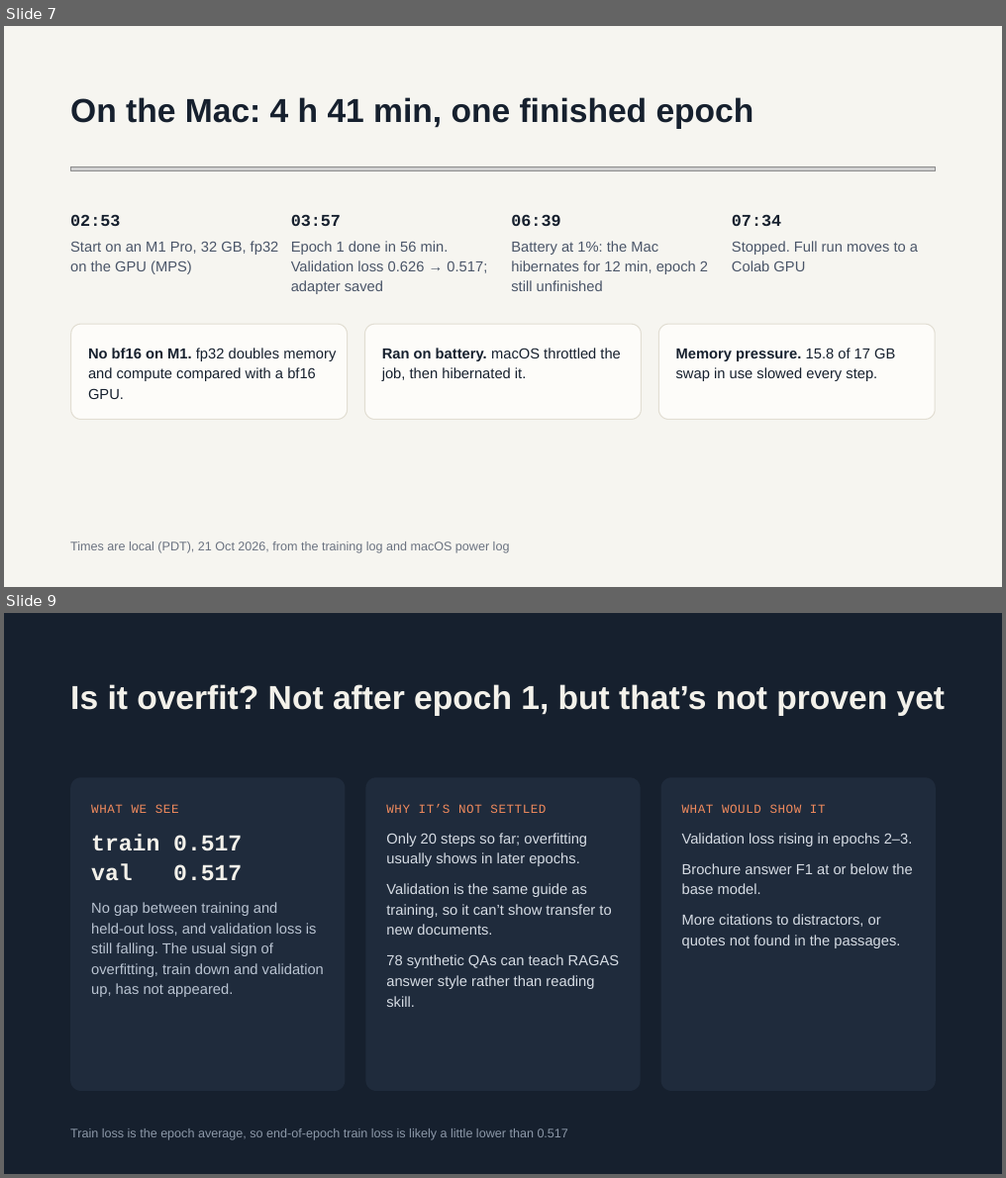
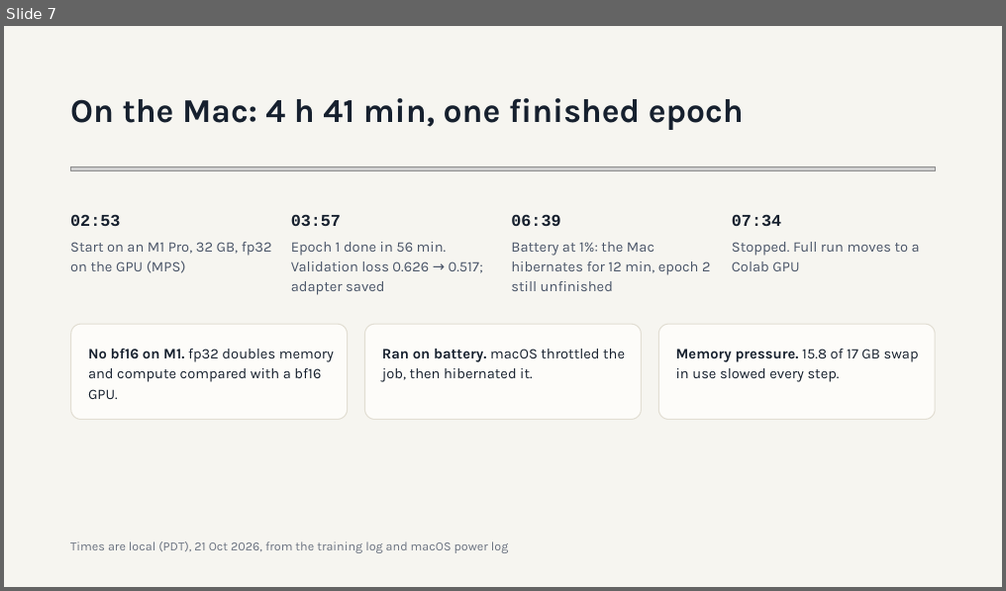
Before and after one commit to dougc333/geha, a slide deck: docs/GEHA Generator LoRA Finetuning.pptx. Shown one above the other, each under a label of ours: slides 7 and 9 before the commit, slide 7 after it; the slides between them are not shown. The pictures are 1006x1178 and 1006x591 pixels, drawn with LibreOffice and Linux fonts; fonts in the diff are those of the drawing; grey boxes stand for pictures; background and template pictures are left out. Boxes give left, top, right and bottom in pixels: in the first picture for what was removed or moved away, otherwise in the second. Text is boxed around its words. In the diff, an @@ line names an element or a change of style, - is before the commit and + after.

```diff
--- a/docs/GEHA Generator LoRA Finetuning.pptx
+++ b/docs/GEHA Generator LoRA Finetuning.pptx
@@ slide 9 removed at bbox=[4, 613, 1002, 1174], background #16202E @@
@@ title removed at bbox=[70, 684, 945, 716] @@
-Is it overfit? Not after epoch 1, but that’s not proven yet
@@ rounded rectangle removed at bbox=[70, 777, 346, 1091] @@
@@ rounded rectangle removed at bbox=[365, 777, 641, 1091] @@
@@ rounded rectangle removed at bbox=[661, 777, 936, 1091] @@
@@ text removed at bbox=[91, 804, 179, 813] @@
-WHAT WE SEE
@@ text removed at bbox=[386, 804, 546, 813] @@
-WHY IT’S NOT SETTLED
@@ text removed at bbox=[682, 804, 826, 813] @@
-WHAT WOULD SHOW IT
@@ text removed at bbox=[91, 835, 242, 881] @@
-train 0.517
-val 0.517
@@ text removed at bbox=[386, 833, 587, 866] @@
-Only 20 steps so far; overfitting usually shows in later epochs.
@@ text removed at bbox=[682, 833, 913, 847] @@
-Validation loss rising in epochs 2–3.
@@ text removed at bbox=[682, 863, 912, 894] @@
-Brochure answer F1 at or below the base model.
@@ text removed at bbox=[91, 902, 324, 997] @@
-No gap between training and held‑out loss, and validation loss is still falling. The usual sign of overfitting, train down and validation up, has not appeared.
@@ text removed at bbox=[386, 883, 611, 935] @@
-Validation is the same guide as training, so it can’t show transfer to new documents.
@@ text removed at bbox=[682, 914, 900, 949] @@
-More citations to distractors, or quotes not found in the passages.
@@ text removed at bbox=[386, 955, 620, 1007] @@
-78 synthetic QAs can teach RAGAS answer style rather than reading skill.
@@ text removed at bbox=[70, 1129, 568, 1141] @@
-Train loss is the epoch average, so end‑of‑epoch train loss is likely a little lower than 0.517
@@ slide 7 changed as well @@
@@ font Arial to Karla in 9 elements at bbox=[70, 98, 744, 130], bbox=[70, 242, 272, 274], bbox=[291, 242, 483, 295], bbox=[511, 242, 711, 291], bbox=[732, 242, 920, 272], bbox=[71, 324, 348, 419], bbox=[364, 324, 642, 419], bbox=[659, 324, 936, 419], bbox=[70, 542, 509, 554] @@
```
Also in this commit, not shown: 6 other slides changed, 6 slides added, 2 other slides removed.
